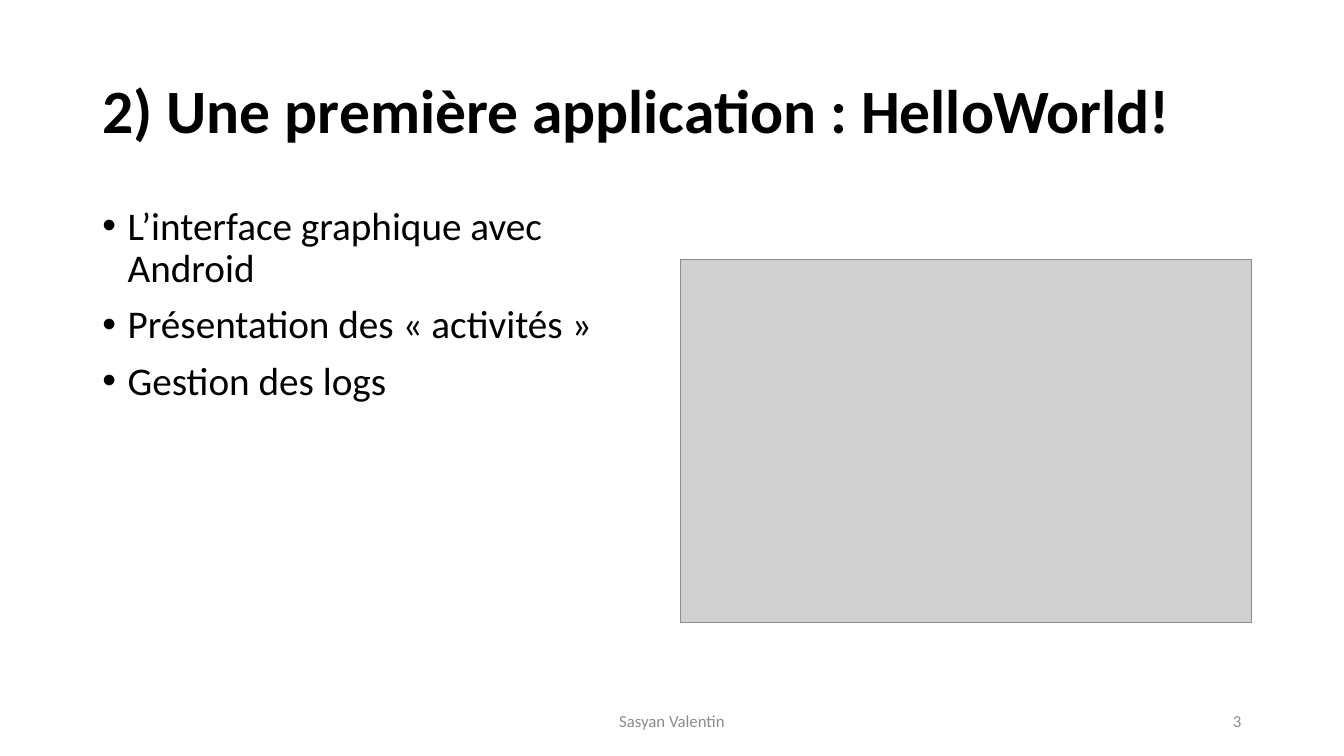
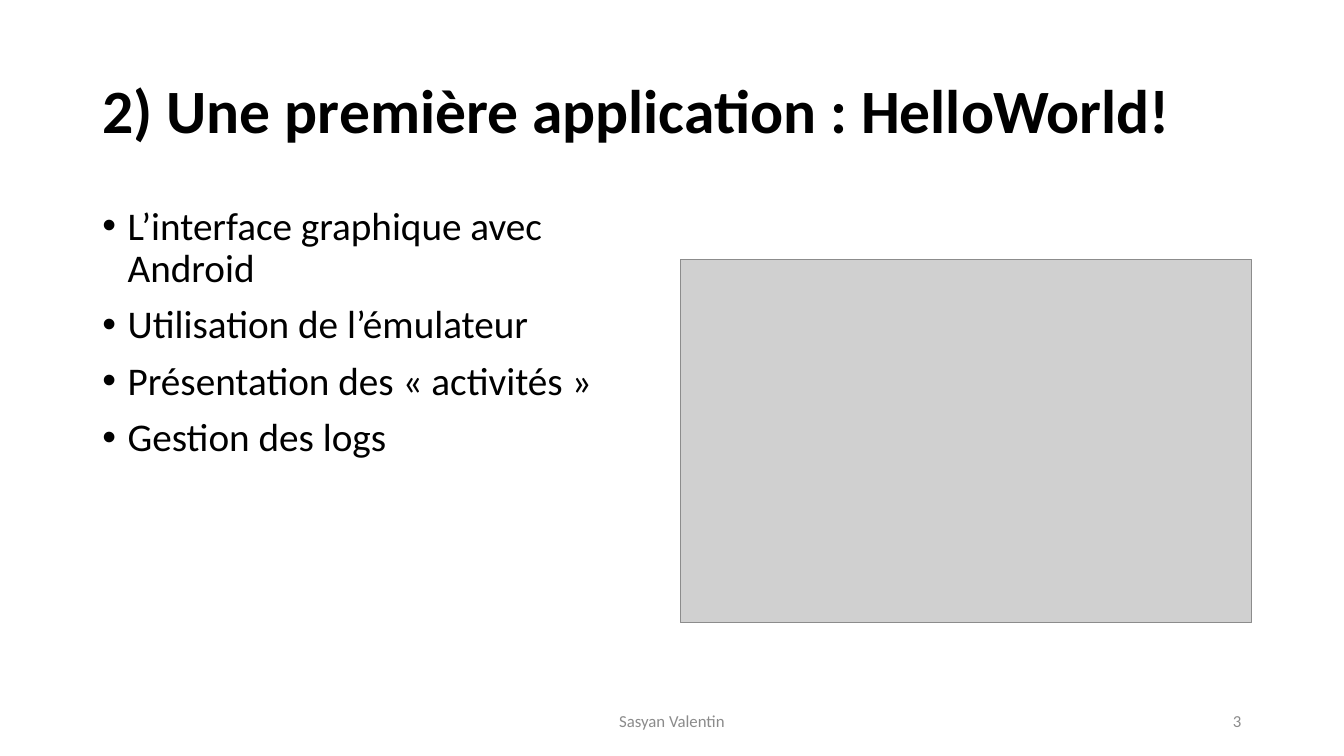
Before and after one commit to VSasyan/AndroidENSG, a slide deck: slide 3 of plan_du_cours.pptx. Drawn at 1344x756 pixels with LibreOffice and Linux fonts; fonts in the diff are those of the drawing; grey boxes stand for pictures. Boxes give left, top, right and bottom in pixels: in the first picture for what was removed or moved away, otherwise in the second. Text is boxed around its words. In the diff, an @@ line names an element or a change of style, - is before the commit and + after.

```diff
--- a/plan_du_cours.pptx
+++ b/plan_du_cours.pptx
@@ text at [128, 310, 528, 339]: paragraph added @@
+• Utilisation de l’émulateur
```
Also in this commit, not shown: 6 other slides changed, 31 other files.
